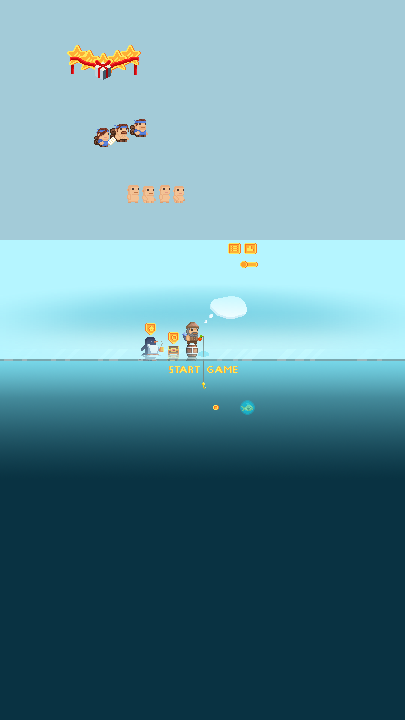
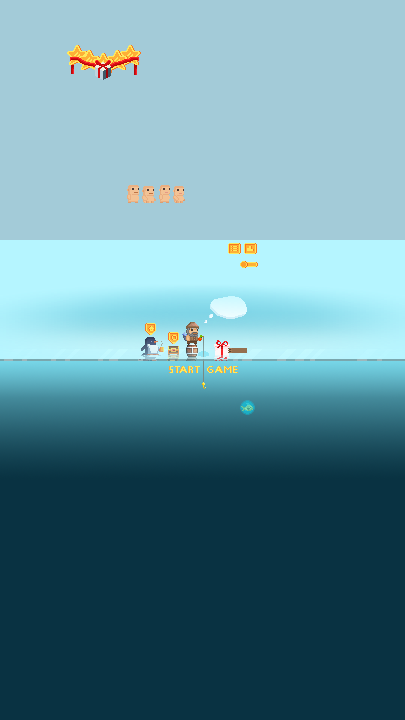
The second w=405, h=720 image is a revision of the first. Changes to its layers:
removed group "Барбара" (7 layers) over (x1=94, y1=128, x2=116, y2=147)
removed layer "Карта" from group "Барбара" over (x1=108, y1=137, x2=116, y2=145)
removed layer "Волосы" (1st of 7, in "Барбара") from group "Барбара" over (x1=97, y1=128, x2=109, y2=140)
removed layer "Одежда" (1st of 7, in "Барбара") from group "Барбара" over (x1=99, y1=139, x2=109, y2=147)
removed layer "Тело" (1st of 7, in "Барбара") from group "Барбара" over (x1=98, y1=130, x2=110, y2=147)
removed group "Рой" (6 layers) over (x1=110, y1=124, x2=129, y2=142)
removed layer "Волосы" (2nd of 7, in "Рой") from group "Рой" over (x1=116, y1=124, x2=129, y2=134)
removed layer "Тело" (2nd of 7, in "Рой") from group "Рой" over (x1=115, y1=125, x2=129, y2=142)
removed layer "Рюкзак" (2nd of 3, in "Рой") from group "Рой" over (x1=110, y1=128, x2=118, y2=140)
removed group "Том" (6 layers) over (x1=130, y1=119, x2=148, y2=137)
removed layer "Волосы" (3rd of 7, in "Том") from group "Том" over (x1=135, y1=119, x2=146, y2=126)
removed layer "Одежда" (3rd of 7, in "Том") from group "Том" over (x1=135, y1=130, x2=146, y2=137)
removed layer "Тело" (3rd of 7, in "Том") from group "Том" over (x1=134, y1=120, x2=148, y2=137)
removed layer "Рюкзак" (3rd of 3, in "Том") from group "Том" over (x1=130, y1=125, x2=136, y2=135)
added layer "Слой 11" above "Подарок 1" over (x1=228, y1=348, x2=247, y2=353)
added group "Подарок 1" (2nd of 2) with 4 layers above "Старый рыбак" over (x1=214, y1=340, x2=230, y2=361)
added layer "Лента" (5th of 7, in "Подарок 1") (70%) in group "Подарок 1" over (x1=214, y1=355, x2=230, y2=359)
added layer "Лента" (6th of 7, in "Подарок 1") in group "Подарок 1" over (x1=216, y1=340, x2=228, y2=355)
added layer "Коробка" (2nd of 2, in "Подарок 1") in group "Подарок 1" over (x1=214, y1=344, x2=230, y2=355)
…and 10 more changes (1 added, 9 removed)
